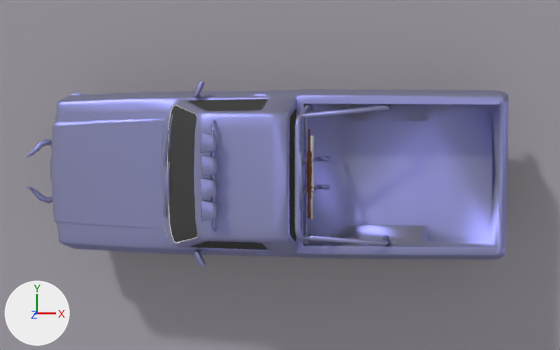
Renders of the Blender file blender/truck_with_constraints_cycles.blend from each side of a commit.
The view is the same before and after, from a 50 mm lens placed at (-1.325, -4.296, 3.213), pointed at (-1.687, -4.466, 0.301). Every picture has the same lights, and +X, +Y and +Z are marked at lower left.

The scene before the commit, as lines of its bpy script (objects in view):
```python
me_pickup = bpy.data.meshes.new('PickUp')
me_pickup.from_pydata(...)  # 6501 vertices, 10992 faces; spans x -2.28..2.28, y -0.1..4.2, z -5.16..5.57
# faces by material slot: [4663, 2557, 114, 1647, 2011]
me_pickup.materials.append(mat_pickup_exterior)  # its picture is missing
me_pickup.materials.append(mat_shotgun)  # its picture is missing
me_pickup.materials.append(mat_pickup_glass)  # its picture is missing
me_pickup.materials.append(mat_huntingrifle)  # its picture is missing
me_pickup.materials.append(mat_pickup_interior)  # its picture is missing
me_plane = bpy.data.meshes.new('Plane')
me_plane.from_pydata([(-1.0, -1.0, 0.0), (1.0, -1.0, 0.0), (-1.0, 1.0, 0.0), (1.0, 1.0, 0.0)], [], [(0, 1, 3, 2)])
me_plane.materials.append(mat_material_002)  # grey #9f9aa3
ob_pickup = bpy.data.objects.new('PickUp', me_pickup)
ob_pickup.location = (-1.717, -4.461, 0.036)
ob_pickup.rotation_euler = (1.571, 0.0, 4.712)  # degrees (90, 0, 270)
ob_pickup.scale = (0.151, 0.131, 0.171)
ob_plane = bpy.data.objects.new('Plane', me_plane)
ob_plane.location = (0.0, 0.0, 0.0)
ob_plane.scale = (7.22, 7.22, 7.22)
ob_plane.show_transparent = True
```
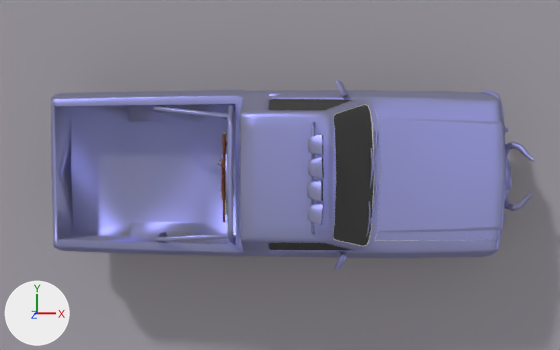
The change, as a list of edits to the scene's bpy script:
```text
Change ob_pickup:
    ob_pickup.rotation_euler: (1.571, 0.0, 4.712) -> (1.571, 0.0, 1.571)  # degrees (90, 0, 270) -> degrees (90, 0, 90)
```

Location of each change, (x1, y1, x2, y2) in pixels of the pictures (560 x 350 px):
'PickUp', turned
    before: (26, 81, 509, 267)
    after: (51, 80, 535, 270)
